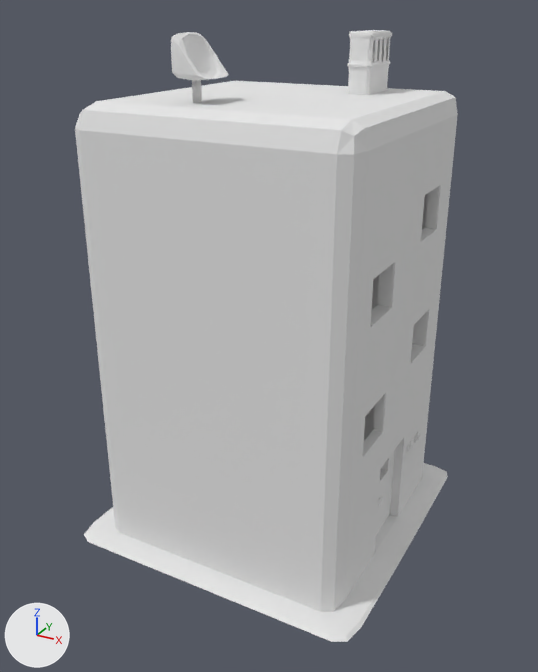
The Blender file CarGL.V2.1 (Shaders)/Modelos/casa.blend as it was, and as the next commit left it.
Camera for both pictures: a 50 mm camera at (10.49, -19.6, 16.25) aimed at (0.0, -0.53, 6.72). Arrows for +X, +Y and +Z are at lower left; the lights stay in place.

Objects in the first picture: 'edificio'.
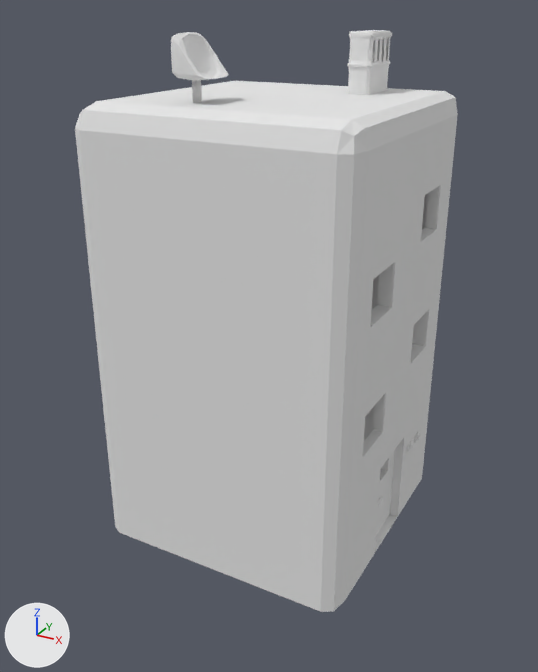
The change, as a diff of the scene's bpy script:
```diff
--- a/CarGL.V2.1 (Shaders)/Modelos/casa.blend.py
+++ b/CarGL.V2.1 (Shaders)/Modelos/casa.blend.py
@@ me_cube @@
 # used by ob_edificio; location = (0.0, 0.0, 0.0); scale = (4.96, 4.96, 0.11)
-me_cube.from_pydata(...)  # 9628 vertices, 9520 faces; spans x -1.0..1.0, y -1.0..1.0, z -1.0..142.1
+me_cube.from_pydata(...)  # 8835 vertices, 8692 faces; spans x -0.8..0.9, y -0.8..0.8, z 1.0..142.1
+# me_cube part 1: 793 vertices removed from x -1.0..1.0, y -1.0..1.0, z -1.0..1.0
 me_cube.materials.append(mat_material)
```

Changed parts and their boxes (x1, y1, x2, y2) in the pictures (538 x 672 px):
'edificio', reshaped: before (75, 30, 458, 642); after (75, 30, 458, 612)
part 1 of me_cube, deleted: before (84, 463, 448, 642)
